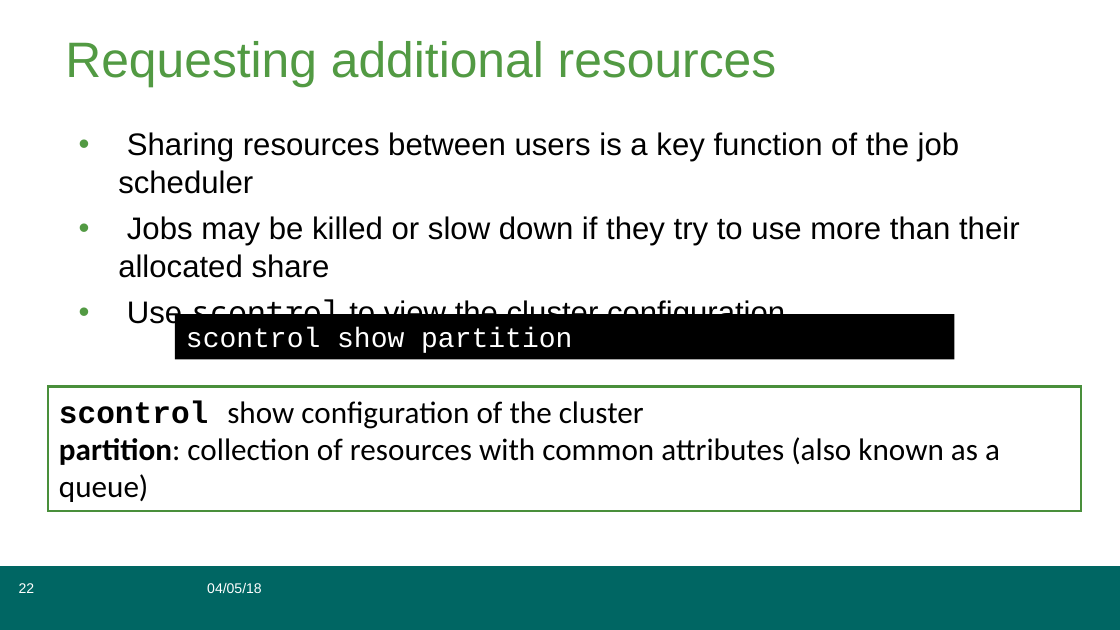
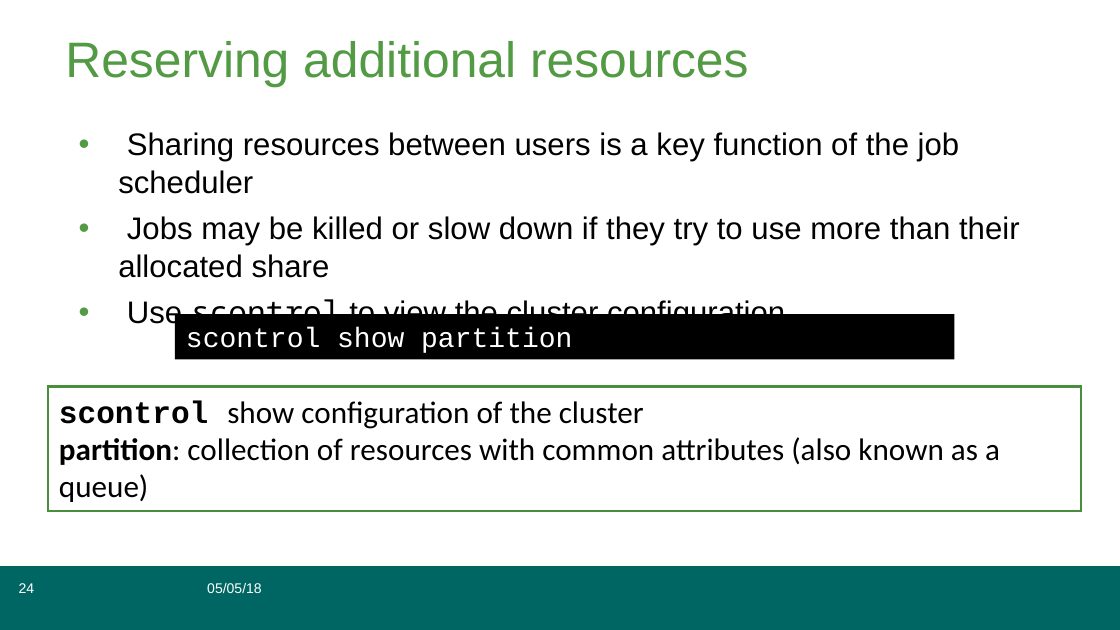
Before and after one commit to grimbough/embl_hpc, a slide deck: slide 24 of cluster_training2018.odp (slide 22 before the commit). Drawn at 1120x630 pixels with LibreOffice and Linux fonts; fonts in the diff are those of the drawing. Boxes give left, top, right and bottom in pixels: in the first picture for what was removed or moved away, otherwise in the second. Text is boxed around its words. In the diff, an @@ line names an element or a change of style, - is before the commit and + after.

```diff
--- a/cluster_training2018.odp
+++ b/cluster_training2018.odp
@@ title at (65, 41, 749, 88): text changed @@
-Requesting additional resources
+Reserving additional resources
@@ page number at (19, 583, 35, 593): text changed @@
-22
+24
@@ text in free at (207, 583, 261, 593): text changed @@
-04/05/18
+05/05/18
```
Also in this commit, not shown: 74 other slides changed, 6 slides added, 5 slides removed, 4 other files.
